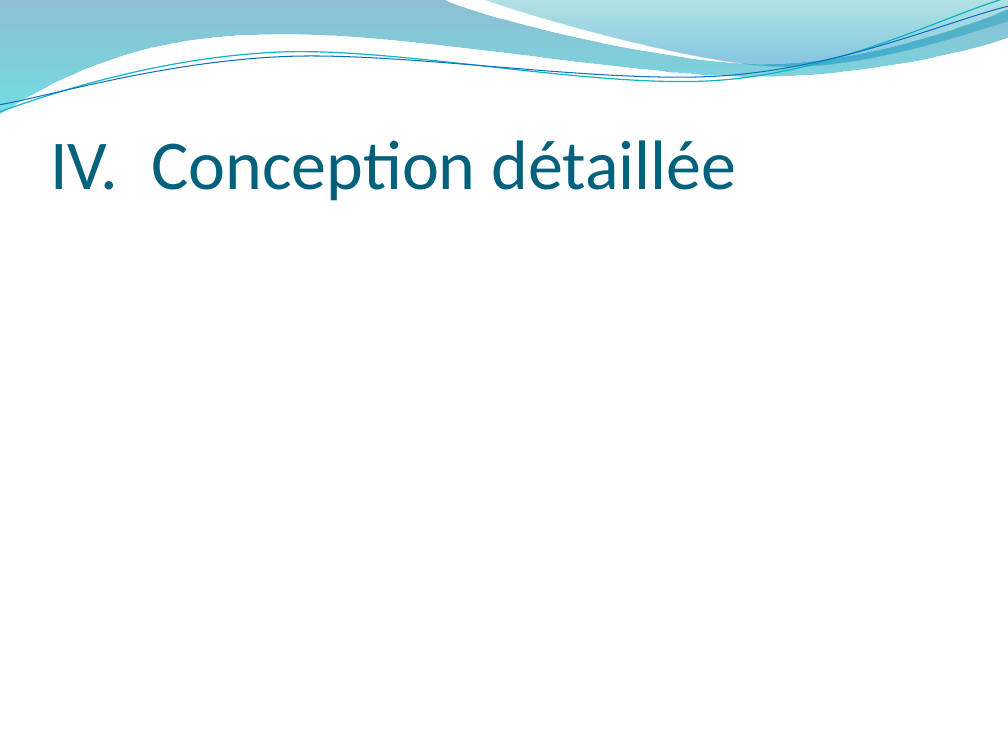
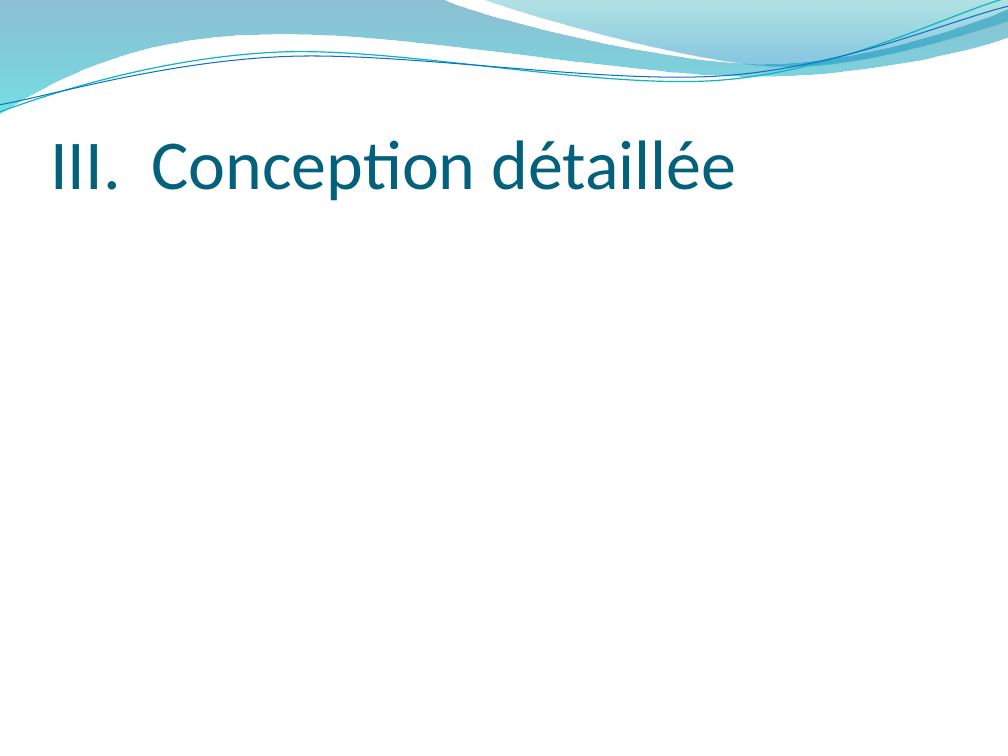
Before and after one commit to BTS2-Projet-1/BTS2-Projet-1.github.io, a slide deck: slide 6 of DossiersProjet_Locker_Control/[HOUDAYER_Pierre]_Rapport_Personel/[HOUDAYER]_SoutenanceDeProjet.pptx. Drawn at 1008x756 pixels with LibreOffice and Linux fonts; fonts in the diff are those of the drawing; background and template pictures are left out. Boxes give left, top, right and bottom in pixels: in the first picture for what was removed or moved away, otherwise in the second. Text is boxed around its words. In the diff, an @@ line names an element or a change of style, - is before the commit and + after.

```diff
--- a/DossiersProjet_Locker_Control/[HOUDAYER_Pierre]_Rapport_Personel/[HOUDAYER]_SoutenanceDeProjet.pptx
+++ b/DossiersProjet_Locker_Control/[HOUDAYER_Pierre]_Rapport_Personel/[HOUDAYER]_SoutenanceDeProjet.pptx
@@ title at [50,140,736,201]: text changed @@
-IV. Conception détaillée
+III. Conception détaillée
```
Also in this commit, not shown: 6 other slides changed, 1 slide added, 1 slide removed, 2 other files.
